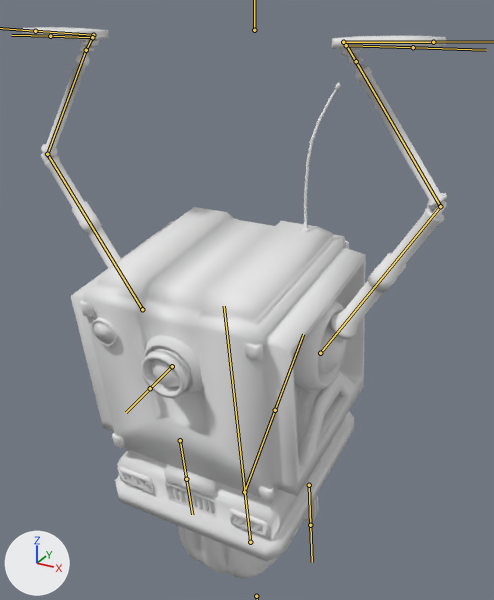
Renders of the FBX model Assets/Art/Models/ClapMep.fbx from each side of a commit.
One viewpoint serves both versions: a camera (50 mm lens) standing at (0.423, -0.982, 2.934) and looking at (-0.003, -0.209, 2.547). The axes (+X, +Y, +Z) are drawn at lower left. The lights are the same throughout. Both versions are drawn at frame 1 of the action 'MainRobotRig|CubeAction'; the numbers are the values there. The bones that bend it are drawn over the model as lines.

The first picture shows 'LP Base'.
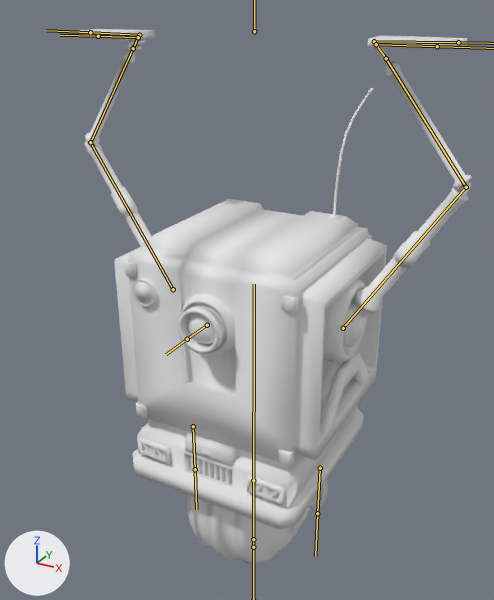
Location of each change, [x1, y1, x2, y2] in pixels of the pictures (494 x 600 px):
'LP Base', posed (7% narrower): before [23, 27, 447, 578]; after [79, 29, 472, 564]
bone 'Wheel', root to tip: before (244, 492) to (275, 410); after (253, 480) to (253, 547)
bone 'Body', root to tip: before (250, 542) to (224, 306); after (253, 539) to (254, 284)
bone 'UpperArm.L', root to tip: before (320, 353) to (440, 206); after (343, 328) to (466, 187)
bone 'ForeArm.L', root to tip: before (440, 206) to (356, 61); after (466, 187) to (386, 58)
bone 'Wrist.L', root to tip: before (356, 61) to (346, 45); after (386, 58) to (376, 44)
bone 'Fingers.L', root to tip: before (343, 42) to (433, 42); after (374, 41) to (458, 42)
bone 'UpperArm.R', root to tip: before (142, 309) to (47, 154); after (173, 289) to (90, 142)
bone 'ForeArm.R', root to tip: before (47, 154) to (86, 50); after (90, 142) to (133, 48)
bone 'Wrist.R', root to tip: before (86, 50) to (92, 37); after (133, 48) to (138, 37)
bone 'Fingers.R', root to tip: before (93, 35) to (35, 31); after (139, 35) to (90, 32)

Diff of the bpy script that builds the scene:
```diff
--- a/Assets/Art/Models/ClapMep.fbx.py
+++ b/Assets/Art/Models/ClapMep.fbx.py
@@ bone_ikwheel @@
 bone_ikwheel = bpy.data.objects['MainRobotRig'].pose.bones['IKWheel']
-bone_ikwheel.location = (0.0, -0.002, 0.021)
-bone_ikwheel.rotation_quaternion = (0.997, 0.077, 0.0, 0.0)  # degrees (9, 0, 0)
+bone_ikwheel.location = (0.0, 0.0, 0.0)
+bone_ikwheel.rotation_quaternion = (1.0, 0.0, 0.0, 0.0)  # degrees (0, 0, 0)
@@ bone_wheel @@
 bone_wheel = bpy.data.objects['MainRobotRig'].pose.bones['Wheel']  # child of 'IKWheel'
-bone_wheel.rotation_quaternion = (0.477, 0.879, 0.0, 0.0)  # degrees (123, 0, 0)
+bone_wheel.rotation_quaternion = (1.0, 0.0, 0.0, 0.0)  # degrees (0, 0, 0)
@@ bone_body @@
 bone_body = bpy.data.objects['MainRobotRig'].pose.bones['Body']
-bone_body.location = (0.0, 0.008, 0.022)
-bone_body.rotation_quaternion = (0.997, 0.077, 0.0, 0.0)  # degrees (9, 0, 0)
+bone_body.location = (0.0, 0.0, 0.0)
+bone_body.rotation_quaternion = (1.0, 0.0, 0.0, 0.0)  # degrees (0, 0, 0)
@@ bone_upperarm_l @@
 bone_upperarm_l = bpy.data.objects['MainRobotRig'].pose.bones['UpperArm.L']  # child of 'Body'
-bone_upperarm_l.rotation_quaternion = (0.873, -0.047, 0.02, 0.485)  # degrees (-4, 5, 58)
+bone_upperarm_l.rotation_quaternion = (0.874, -0.048, 0.09, 0.476)  # degrees (0, 12, 57)
@@ bone_forearm_l @@
 bone_forearm_l = bpy.data.objects['MainRobotRig'].pose.bones['ForeArm.L']  # child of 'UpperArm.L'
-bone_forearm_l.rotation_quaternion = (0.837, -0.069, 0.011, 0.543)  # degrees (-6, 5, 66)
+bone_forearm_l.rotation_quaternion = (-0.041, -0.562, 0.82, -0.097)  # degrees (7, -170, 68)
@@ bone_wrist_l @@
 bone_wrist_l = bpy.data.objects['MainRobotRig'].pose.bones['Wrist.L']  # child of 'ForeArm.L'
-bone_wrist_l.rotation_quaternion = (0.996, -0.055, -0.069, 0.03)  # degrees (-7, -8, 4)
+bone_wrist_l.rotation_quaternion = (0.996, -0.031, -0.073, -0.029)  # degrees (-3, -8, -3)
@@ bone_fingers_l @@
 bone_fingers_l = bpy.data.objects['MainRobotRig'].pose.bones['Fingers.L']  # child of 'Wrist.L'
-bone_fingers_l.rotation_quaternion = (-0.454, 0.013, -0.007, 0.891)  # degrees (-1, -1, -126)
+bone_fingers_l.rotation_quaternion = (0.421, 0.009, -0.042, 0.906)  # degrees (-4, -3, 130)
@@ bone_upperarm_r @@
 bone_upperarm_r = bpy.data.objects['MainRobotRig'].pose.bones['UpperArm.R']  # child of 'Body'
-bone_upperarm_r.rotation_quaternion = (0.873, -0.047, -0.02, -0.485)  # degrees (-4, -5, -58)
+bone_upperarm_r.rotation_quaternion = (0.874, -0.048, -0.09, -0.476)  # degrees (0, -12, -57)
@@ bone_forearm_r @@
 bone_forearm_r = bpy.data.objects['MainRobotRig'].pose.bones['ForeArm.R']  # child of 'UpperArm.R'
-bone_forearm_r.rotation_quaternion = (0.837, -0.069, -0.011, -0.543)  # degrees (-6, -5, -66)
+bone_forearm_r.rotation_quaternion = (0.041, 0.562, 0.82, -0.097)  # degrees (7, 170, -68)
@@ bone_wrist_r @@
 bone_wrist_r = bpy.data.objects['MainRobotRig'].pose.bones['Wrist.R']  # child of 'ForeArm.R'
-bone_wrist_r.rotation_quaternion = (0.996, -0.055, 0.069, -0.03)  # degrees (-7, 8, -4)
+bone_wrist_r.rotation_quaternion = (0.996, -0.031, 0.073, 0.029)  # degrees (-3, 8, 3)
@@ bone_fingers_r @@
 bone_fingers_r = bpy.data.objects['MainRobotRig'].pose.bones['Fingers.R']  # child of 'Wrist.R'
-bone_fingers_r.rotation_quaternion = (0.454, -0.013, -0.007, 0.891)  # degrees (-1, 1, 126)
+bone_fingers_r.rotation_quaternion = (-0.421, -0.009, -0.042, 0.906)  # degrees (-4, 3, -130)
```
